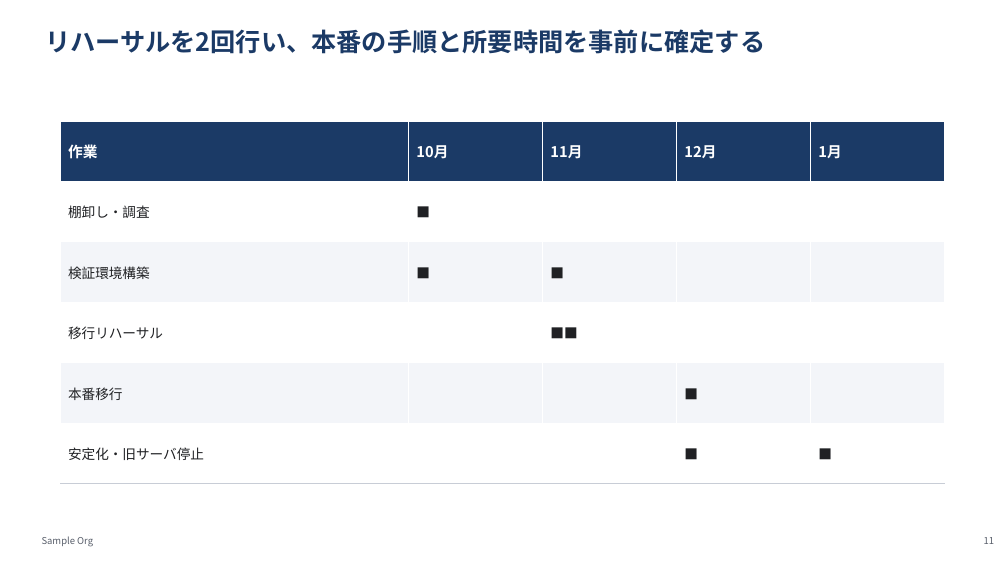
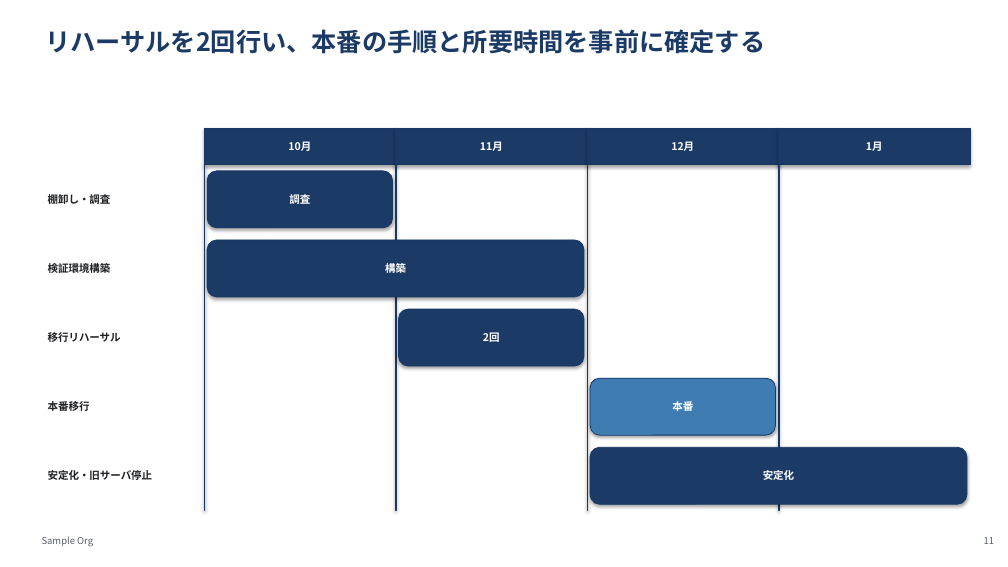
Before and after one commit to YHirano7/Artifacts, a slide deck: slide 11 of skills/pptx-deck/examples/redmine-migration/redmine-migration.pptx. Drawn at 1008x567 pixels with LibreOffice and Linux fonts; fonts in the diff are those of the drawing. Boxes give left, top, right and bottom in pixels: in the first picture for what was removed or moved away, otherwise in the second. Text is boxed around its words. In the diff, an @@ line names an element or a change of style, - is before the commit and + after.

```diff
--- a/skills/pptx-deck/examples/redmine-migration/redmine-migration.pptx
+++ b/skills/pptx-deck/examples/redmine-migration/redmine-migration.pptx
@@ table removed at [60, 121, 944, 464], 6 rows, 5 columns @@
-作業 | 10月 | 11月 | 12月 | 1月
-棚卸し・調査 | ■ |  |  | 
-検証環境構築 | ■ | ■ |  | 
-移行リハーサル |  | ■■ |  | 
-本番移行 |  |  | ■ | 
-安定化・旧サーバ停止 |  |  | ■ | ■
@@ rectangle added at [204, 129, 395, 165], fill #1B3A66, outline #193866 0.75 pt, 10 pt, text #FFFFFF, bold @@
+10月
@@ rectangle added at [395, 129, 587, 165], fill #1B3A66, outline #193866 0.75 pt, 10 pt, text #FFFFFF, bold @@
+11月
@@ rectangle added at [587, 129, 778, 165], fill #1B3A66, outline #193866 0.75 pt, 10 pt, text #FFFFFF, bold @@
+12月
@@ rectangle added at [779, 129, 970, 165], fill #1B3A66, outline #193866 0.75 pt, 10 pt, text #FFFFFF, bold @@
+1月
@@ rectangle added at [204, 165, 205, 510], fill #D9D9D9, outline #193866 0.75 pt @@
@@ rounded rectangle added at [207, 171, 392, 228], fill #1B3A66, outline #193866 0.75 pt, 10 pt, text #FFFFFF, bold @@
+調査
@@ rectangle added at [395, 165, 396, 510], fill #D9D9D9, outline #193866 0.75 pt @@
@@ rectangle added at [587, 165, 588, 510], fill #D9D9D9, outline #193866 0.75 pt @@
@@ rectangle added at [779, 165, 780, 510], fill #D9D9D9, outline #193866 0.75 pt @@
@@ text added at [48, 194, 111, 204], 10 pt, text #202124, bold @@
+棚卸し・調査
@@ text added at [48, 261, 111, 275], 10 pt, text #202124, bold @@
+検証環境構築
@@ rounded rectangle added at [207, 240, 584, 296], fill #1B3A66, outline #193866 0.75 pt, 10 pt, text #FFFFFF, bold @@
+構築
@@ rounded rectangle added at [399, 309, 584, 366], fill #1B3A66, outline #193866 0.75 pt, 10 pt, text #FFFFFF, bold @@
+2回
@@ text added at [48, 332, 121, 342], 10 pt, text #202124, bold @@
+移行リハーサル
@@ rounded rectangle added at [590, 378, 775, 435], fill #3E7CB1, outline #193866 0.75 pt, 10 pt, text #FFFFFF, bold @@
+本番
@@ text added at [48, 401, 90, 411], 10 pt, text #202124, bold @@
+本番移行
@@ rounded rectangle added at [590, 448, 966, 504], fill #1B3A66, outline #193866 0.75 pt, 10 pt, text #FFFFFF, bold @@
+安定化
@@ text added at [48, 470, 153, 480], 10 pt, text #202124, bold @@
+安定化・旧サーバ停止
```
Also in this commit, not shown: 3 other slides changed, 59 other files.
